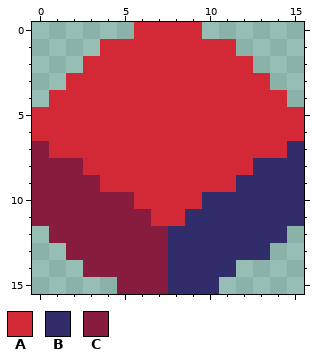
Two versions of one pixel-art file, src/assets/art/tileset.aseprite. Above is the file before it was changed.
16x16 pixels, 1 frame.
Palette (. is transparent): A #d32836  B #302d6a  C #871c3e
Pixels before, first column x 0:
 0 ......AAAA......
 1 ....AAAAAAAA....
 2 ...AAAAAAAAAA...
 3 ..AAAAAAAAAAAA..
 4 .AAAAAAAAAAAAAA.
 5 AAAAAAAAAAAAAAAA
 6 AAAAAAAAAAAAAAAA
 7 CAAAAAAAAAAAAAAB
 8 CCCAAAAAAAAAABBB
 9 CCCCAAAAAAAABBBB
10 CCCCCCAAAABBBBBB
11 CCCCCCCAABBBBBBB
12 .CCCCCCCBBBBBBB.
13 ..CCCCCCBBBBBB..
14 ...CCCCCBBBB....
15 .....CCCBBB.....
The same view after the edit:
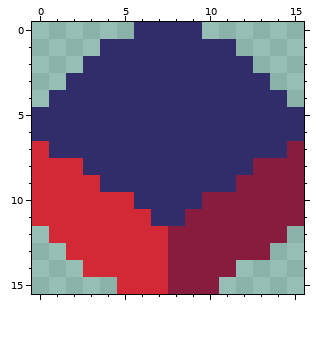
Diff:
colour A: #d32836 -> #302d6a
colour B: #302d6a -> #871c3e
colour C: #871c3e -> #d32836
